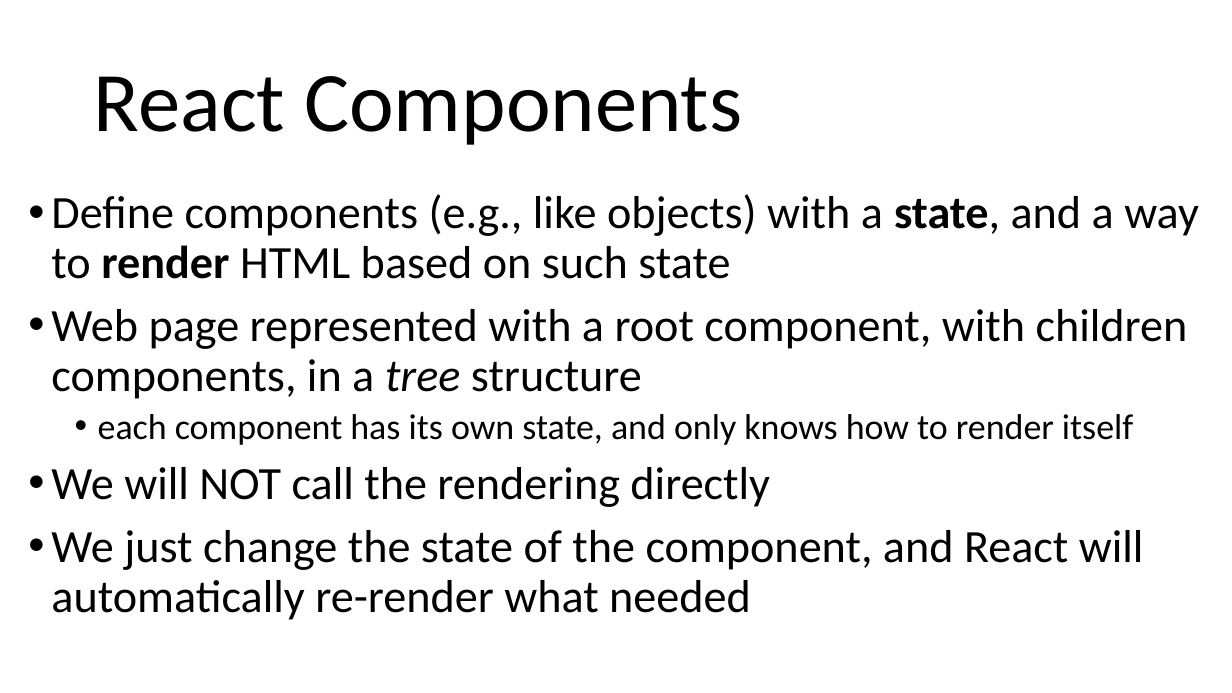
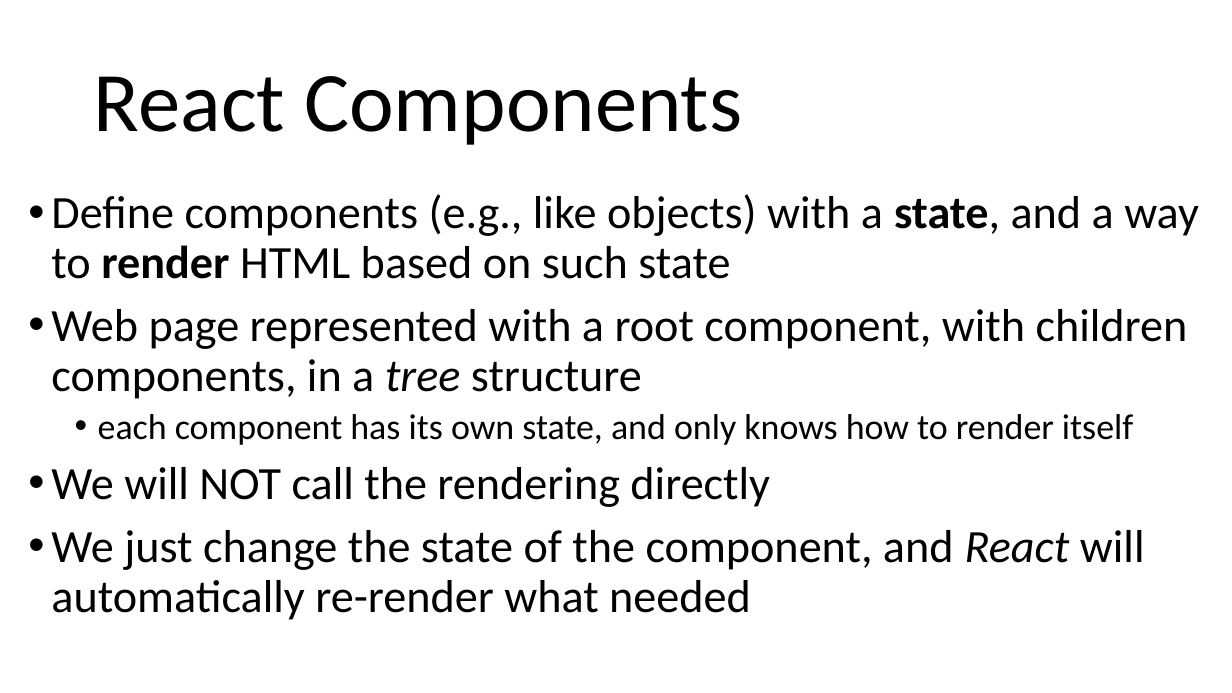
Before and after one commit to arcuri82/web_development_and_api_design, a slide deck: slide 9 of docs/slides/lesson_03.pptx. Drawn at 1232x693 pixels with LibreOffice and Linux fonts; fonts in the diff are those of the drawing. Boxes give left, top, right and bottom in pixels: in the first picture for what was removed or moved away, otherwise in the second. Text is boxed around its words. In the diff, an @@ line names an element or a change of style, - is before the commit and + after.

```diff
--- a/docs/slides/lesson_03.pptx
+++ b/docs/slides/lesson_03.pptx
@@ text at (51,530,1145,620): italic on in "React" @@
```
Also in this commit, not shown: 2 other slides changed, 4 slides added, 1 other file.
